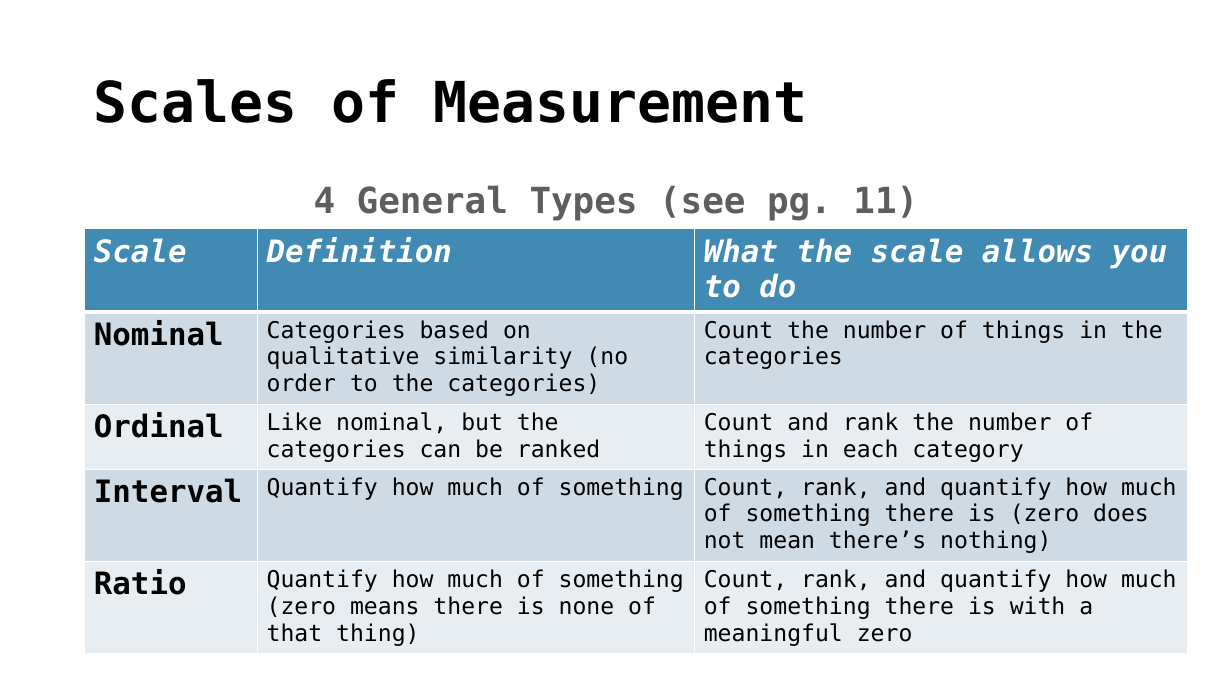
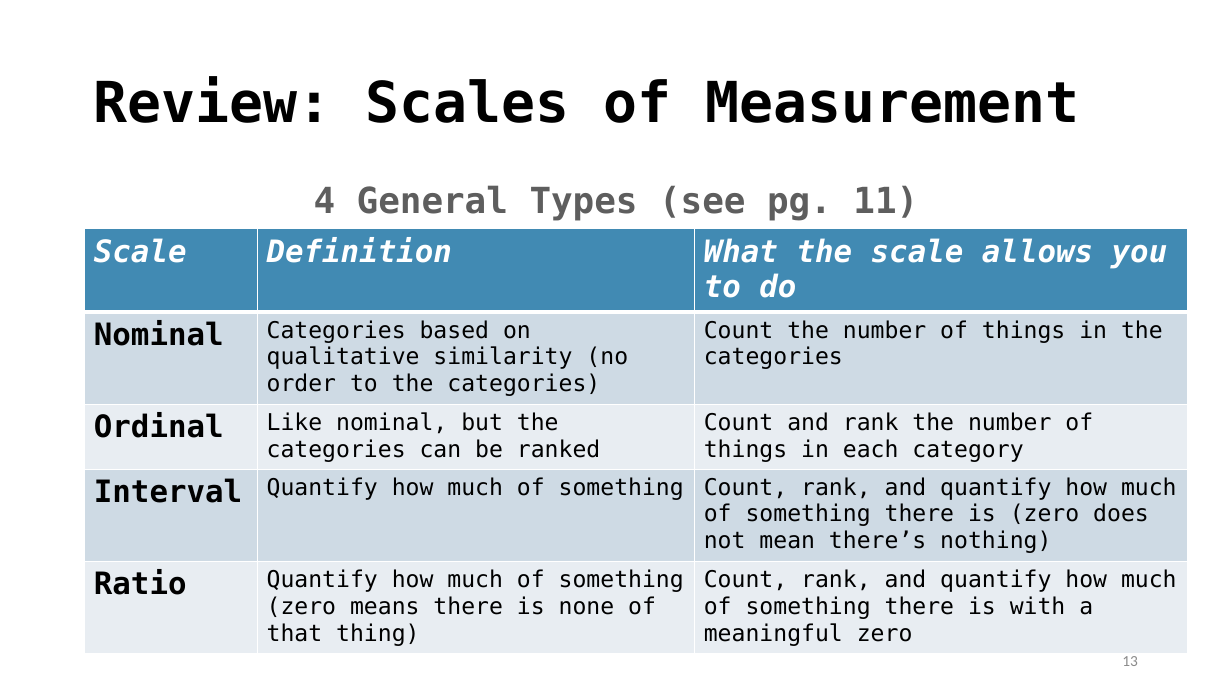
Before and after one commit to TysonStanley/EDU-6050, a slide deck: slide 13 of Slides/03_EDUC_6050_2018.pptx (slide 17 before the commit). Drawn at 1232x693 pixels with LibreOffice and Linux fonts; fonts in the diff are those of the drawing. Boxes give left, top, right and bottom in pixels: in the first picture for what was removed or moved away, otherwise in the second. Text is boxed around its words. In the diff, an @@ line names an element or a change of style, - is before the commit and + after.

```diff
--- a/Slides/03_EDUC_6050_2018.pptx
+++ b/Slides/03_EDUC_6050_2018.pptx
@@ title at [94, 76, 1080, 123]: text changed @@
-Scales of Measurement
+Review: Scales of Measurement
@@ page number added at [1122, 656, 1138, 666], 12 pt, text #8C8C8C @@
+13
```
Also in this commit, not shown: 15 other slides changed, 5 slides added, 15 slides removed, 5 other files.
